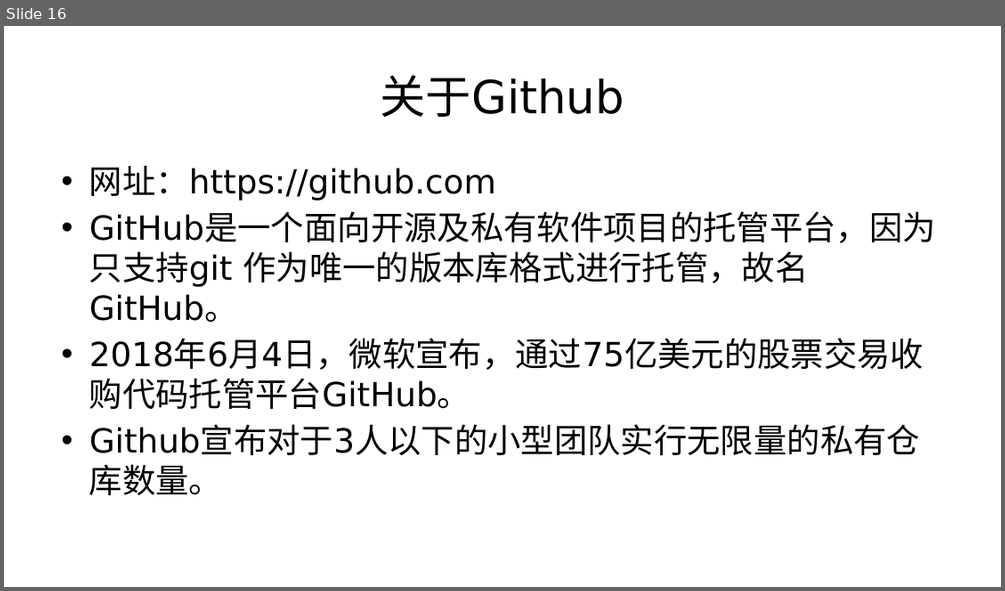
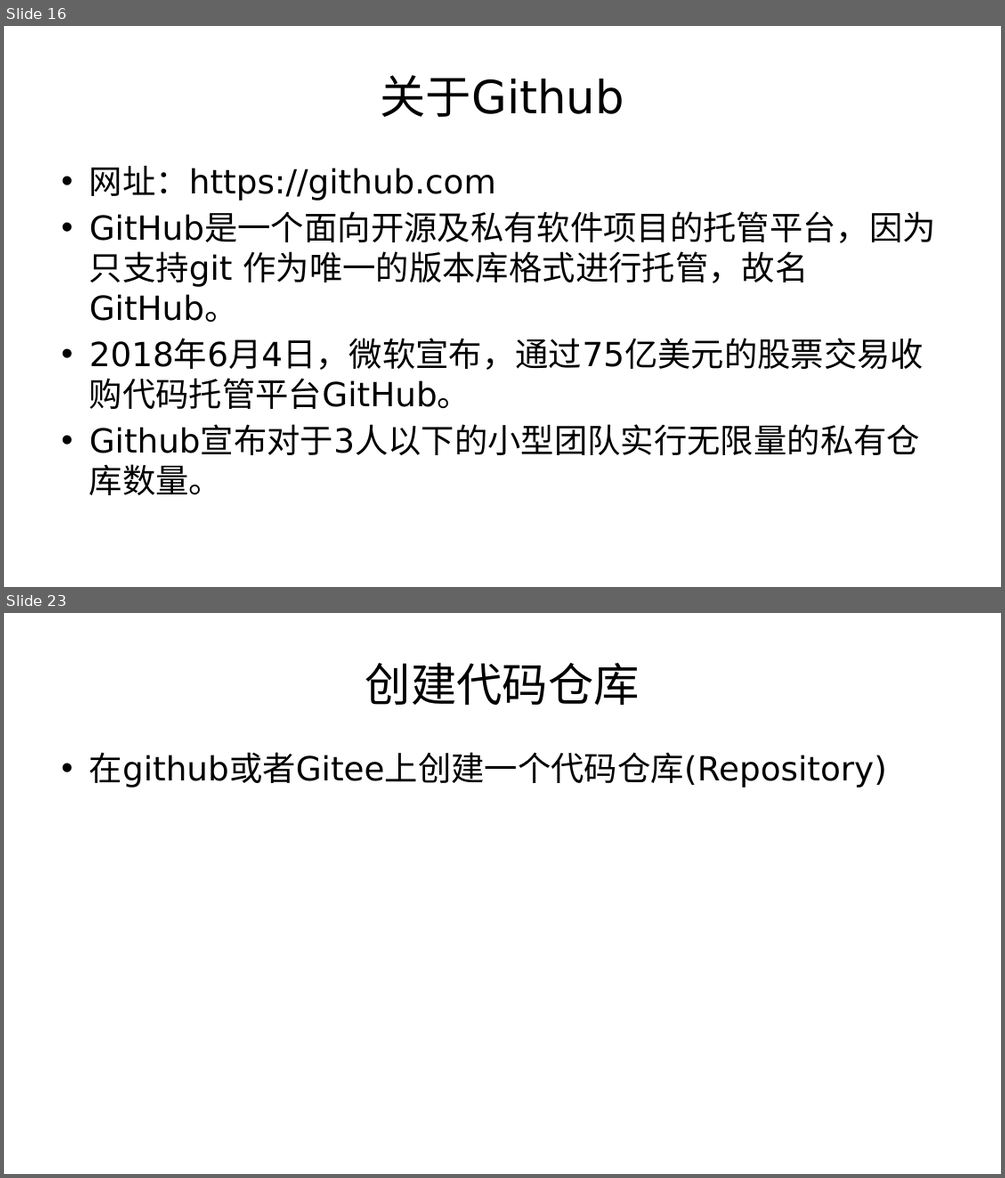
Before and after one commit to Sdear/LectureNotes, a slide deck: 专题/版本控制那些事.pptx. Shown one above the other, each under a label of ours: slide 16 before the commit, slides 16 and 23 after it; the slides between them are not shown. The pictures are 1005x591 and 1005x1178 pixels, drawn with LibreOffice and Linux fonts; fonts in the diff are those of the drawing; background and template pictures are left out. Boxes give left, top, right and bottom in pixels: in the first picture for what was removed or moved away, otherwise in the second. Text is boxed around its words. In the diff, an @@ line names an element or a change of style, - is before the commit and + after.

```diff
--- a/专题/版本控制那些事.pptx
+++ b/专题/版本控制那些事.pptx
@@ slide 23 added at <box>4,613,1001,1174</box>, background #FFFFFF @@
@@ title added at <box>365,663,639,705</box>, 44 pt, text #000000 @@
+创建代码仓库
@@ text added at <box>89,752,887,787</box>, 32 pt, text #000000 @@
+• 在github或者Gitee上创建一个代码仓库(Repository)
```
Also in this commit, not shown: 16 other slides added, 1 other file.
